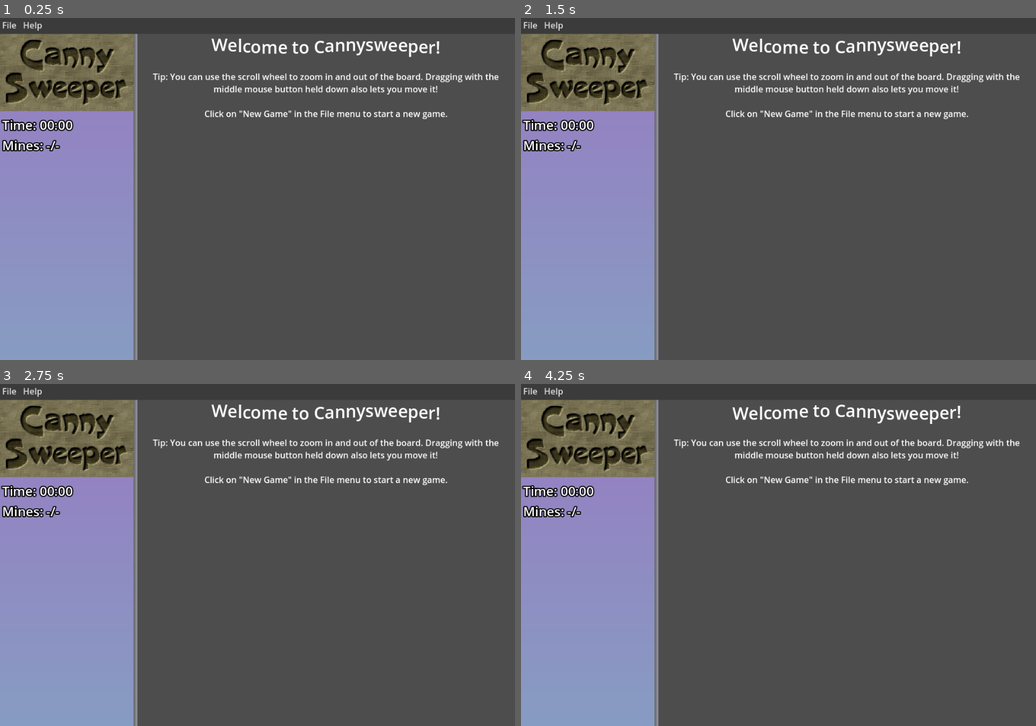
Above: before the commit, frames 1-4 (two rows, left to right).
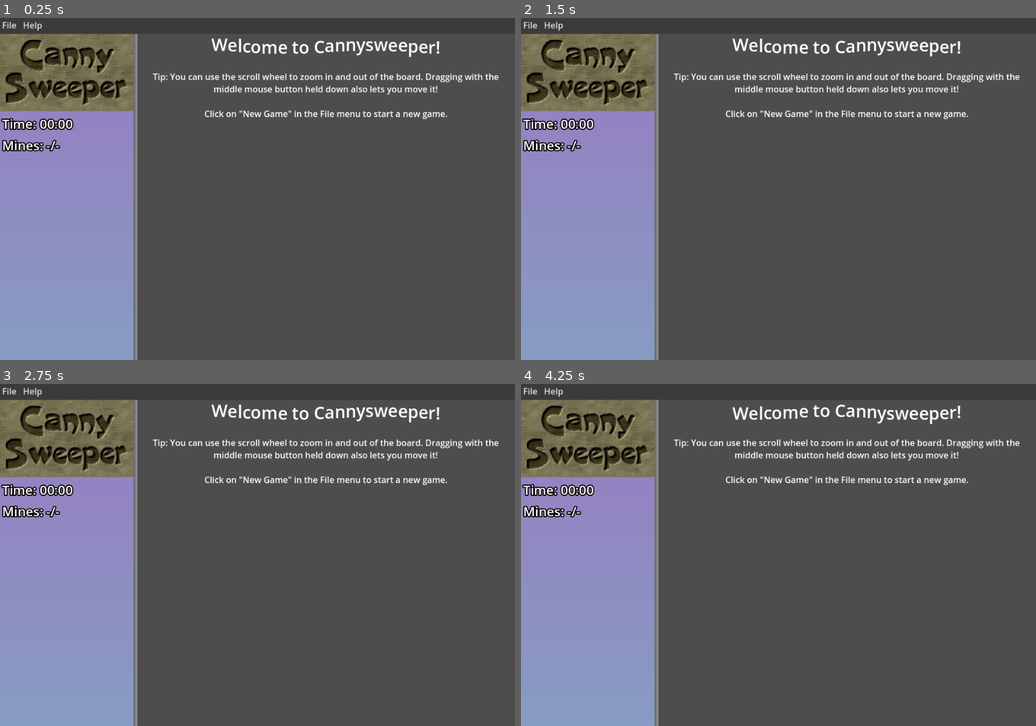
Above: after the commit, the same moments.

Repository: w8t3rmelon/cannysweeper
Game: Godot game, scene res://Scenes/Main.tscn
Two runs of this game, one before a commit and one after it. Both use one fixed random seed, a clock stepped at 60 frames per second and the inputs below.
Inputs (mouse positions are in pixels of both pictures, inside the frame that each line leads up to):
- Up to frame 1 (0.25 s): no input
- Up to frame 2 (1.5 s): move the mouse to (891, 171) at 0.52 s; click (891, 171) at 0.67 s; move the mouse to (675, 206) at 1.27 s; click (675, 206) at 1.42 s
- Up to frame 3 (2.75 s): move the mouse to (309, 479) at 2.02 s; click (309, 479) at 2.17 s
- Up to frame 4 (4.25 s): move the mouse to (752, 623) at 2.77 s; click (752, 623) at 2.92 s; move the mouse to (933, 606) at 3.52 s; click (933, 606) at 3.67 s

The runs differ from the first frame. In frame 1, 0.3% of the frame differs, in the area x 0-15%, y 29-34%; in frame 2, 0.3%; in frame 3, 0.3%; in frame 4, 0.3%.

Commit message:
fix hud looking weird at small window sizes

Diff:
--- a/Scenes/Main.tscn
+++ b/Scenes/Main.tscn
@@ -206,14 +206,10 @@
 
 [node name="Time" type="Label" parent="HUD"]
 layout_mode = 1
-anchors_preset = 4
-anchor_top = 0.5
-anchor_bottom = 0.5
 offset_left = 4.0
-offset_top = -152.5
+offset_top = 150.0
 offset_right = 234.0
-offset_bottom = -116.5
-grow_vertical = 2
+offset_bottom = 186.0
 theme_override_constants/outline_size = 8
 theme_override_font_sizes/font_size = 24
 text = "Time: --:--"
@@ -221,14 +217,10 @@
 
 [node name="Mines" type="Label" parent="HUD"]
 layout_mode = 1
-anchors_preset = 4
-anchor_top = 0.5
-anchor_bottom = 0.5
 offset_left = 4.0
-offset_top = -114.5
+offset_top = 190.0
 offset_right = 234.0
-offset_bottom = -78.5
-grow_vertical = 2
+offset_bottom = 226.0
 theme_override_constants/outline_size = 8
 theme_override_font_sizes/font_size = 24
 text = "Mines: -/-"
